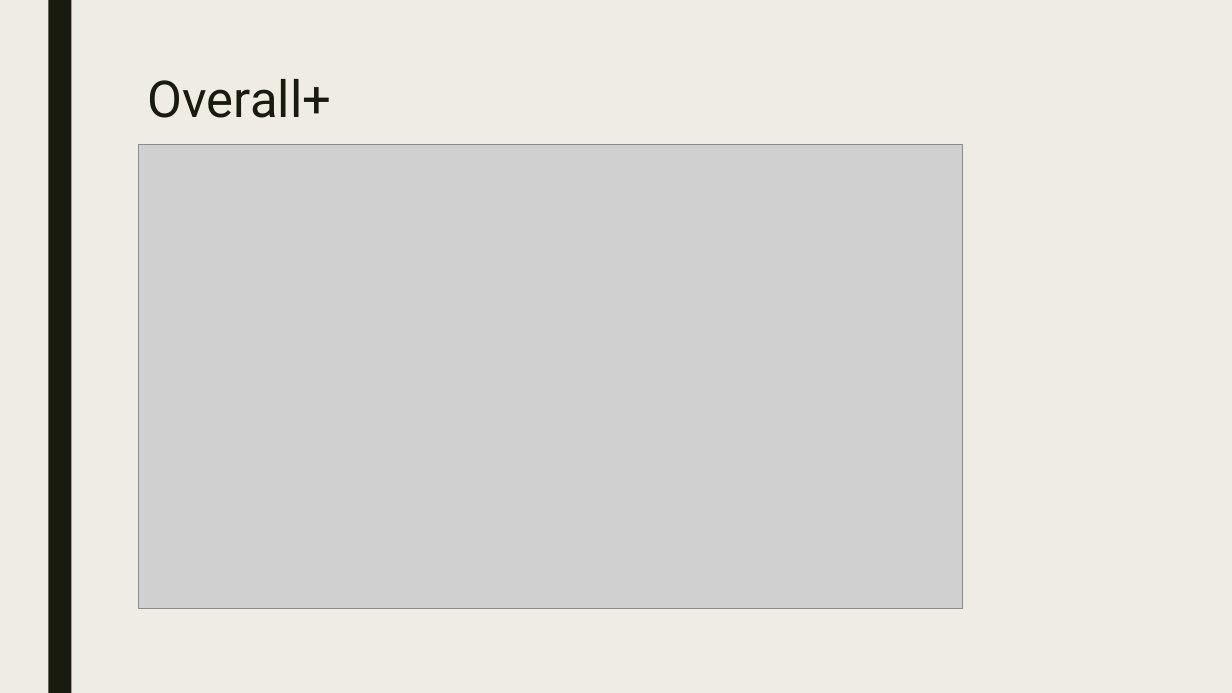
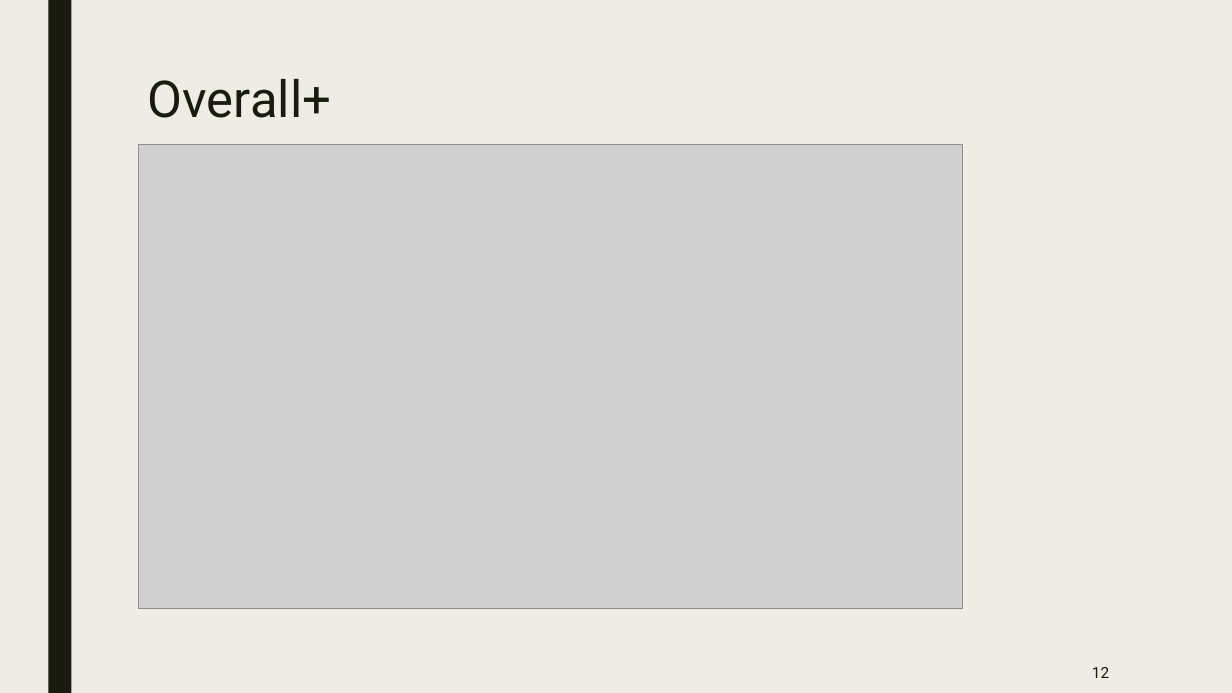
Before and after one commit to BarikQ/course_4, a slide deck: slide 12 of Презентация 5.pptx. Drawn at 1232x693 pixels with LibreOffice and Linux fonts; fonts in the diff are those of the drawing; grey boxes stand for pictures. Boxes give left, top, right and bottom in pixels: in the first picture for what was removed or moved away, otherwise in the second. Text is boxed around its words. In the diff, an @@ line names an element or a change of style, - is before the commit and + after.

```diff
--- a/Презентация 5.pptx
+++ b/Презентация 5.pptx
@@ page number added at [1092, 667, 1109, 678], 12 pt, text #191B0E @@
+12
```
Also in this commit, not shown: 15 other slides changed, 2 other files.
